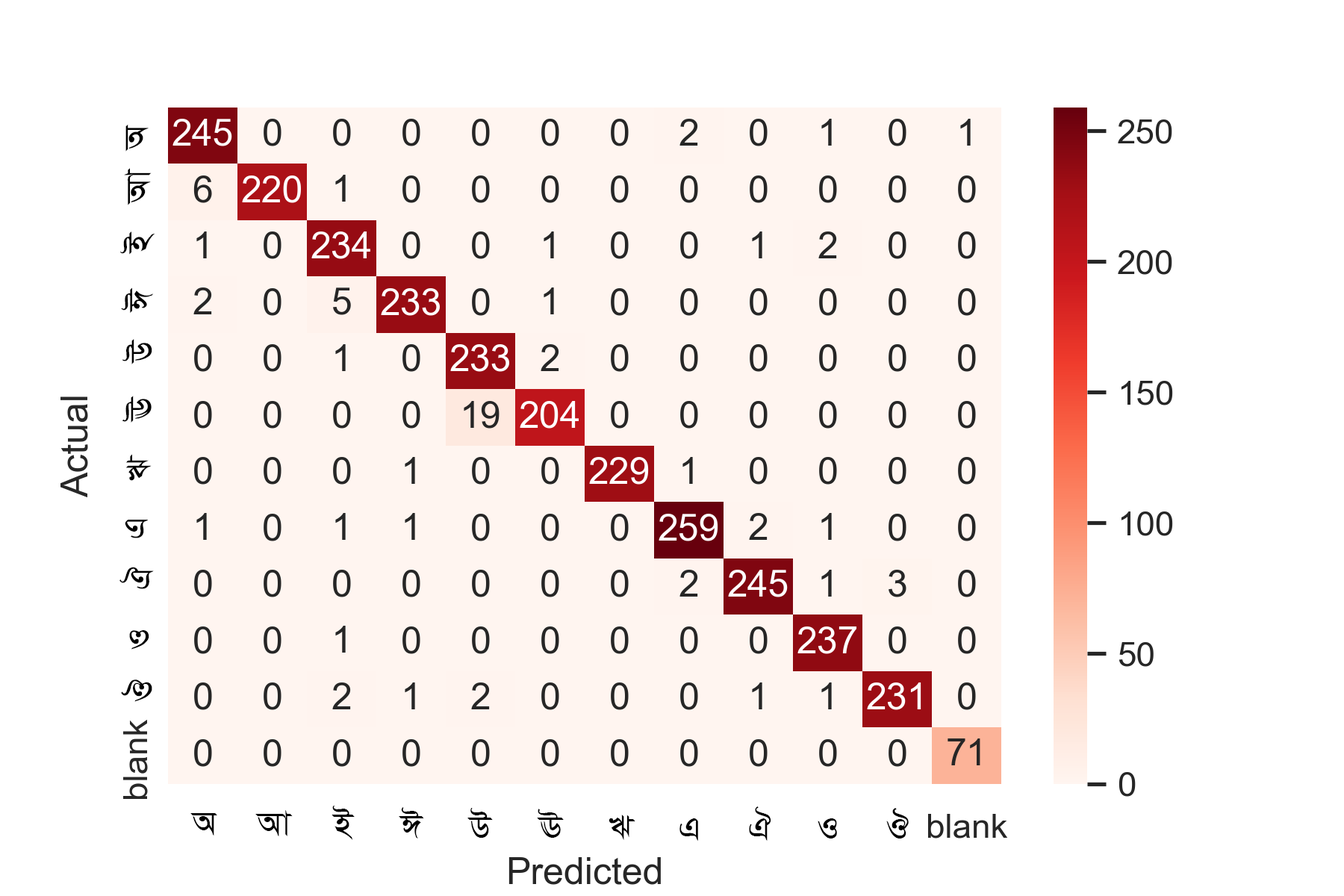
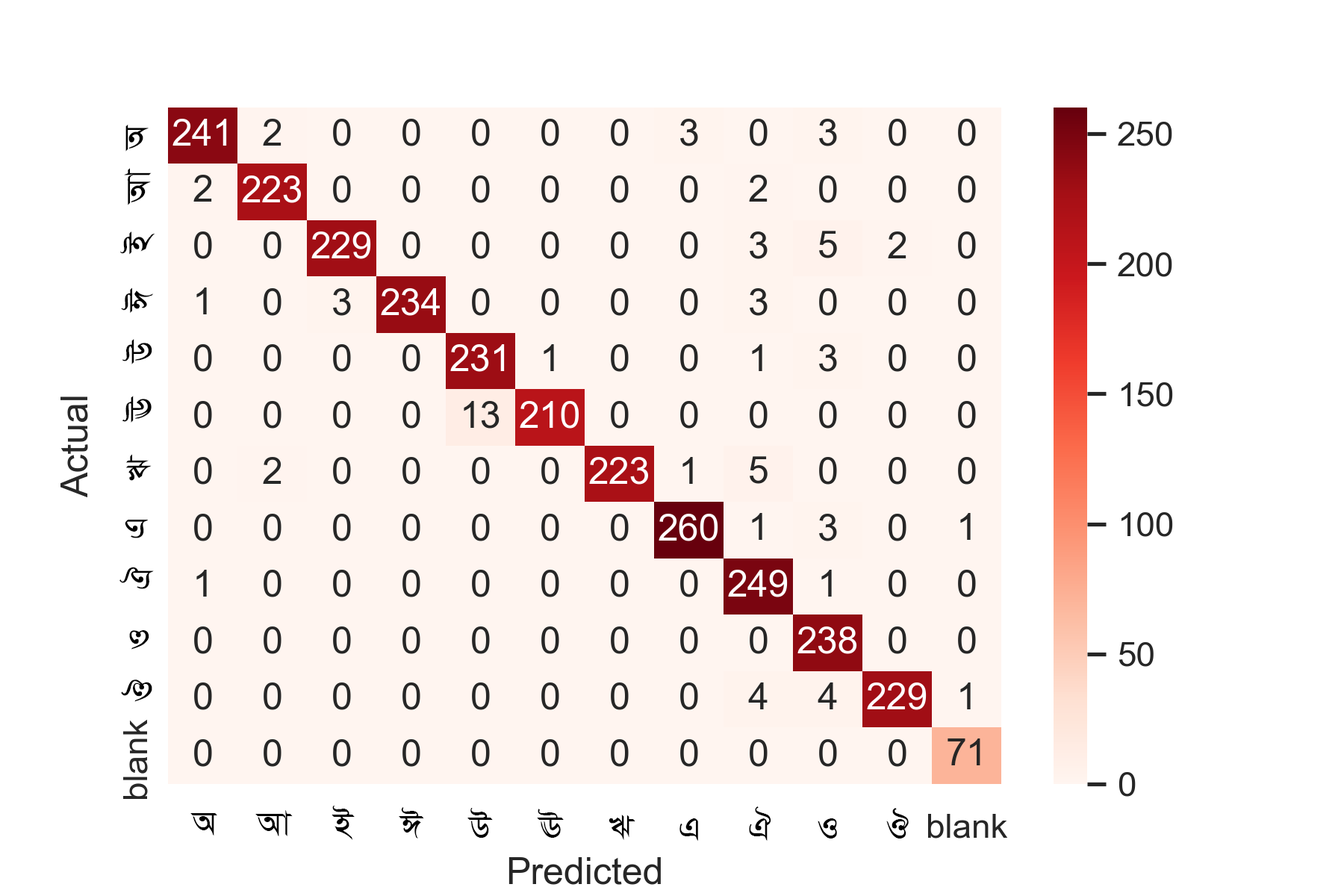
Before/after of a 1344px x 896px layered artwork. What changed in the layer stack:
showed "vgg16_letter_cm", painted on it over (x1=167, y1=107, x2=1173, y2=727)
hid "resnet50_letter_cm" over (x1=167, y1=107, x2=1173, y2=727)
